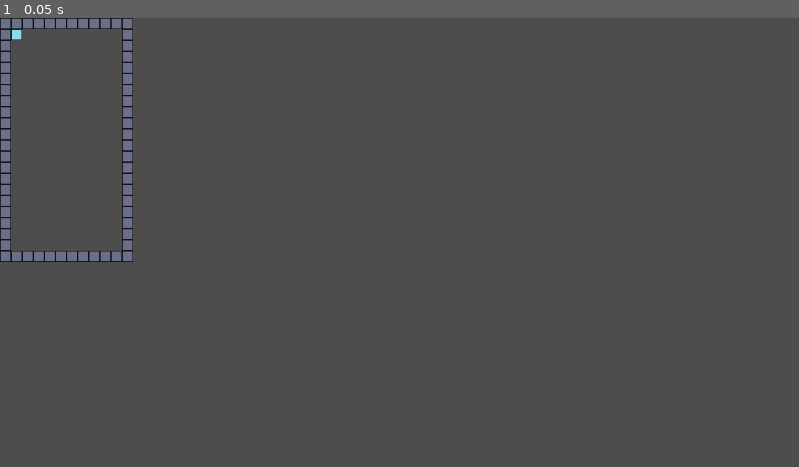
Above: before the commit, frame 1.
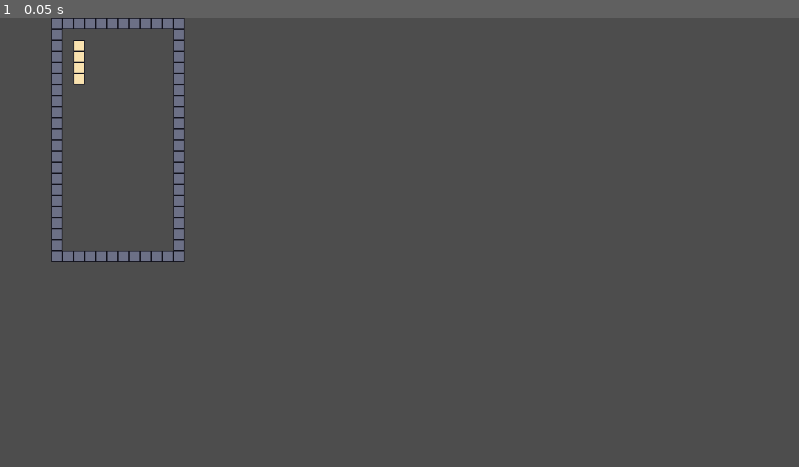
Above: after the commit, the same moment.

Repository: daedrafruit/tetris
Game: Godot game, scene res://node_2d.tscn
Two runs of this game, one before a commit and one after it. Both use one fixed random seed, a clock stepped at 60 frames per second and the inputs below.
Inputs:
- Up to frame 1 (0.05 s): no input

The runs differ from the first frame. In frame 1, 3.6% of the frame differs, in the area x 0-24%, y 0-55%.

Commit message:
draws I block

Diff:
--- a/icon.svg
+++ /dev/null
@@ -1 +0,0 @@
-<svg xmlns="http://www.w3.org/2000/svg" width="128" height="128"><rect width="124" height="124" x="2" y="2" fill="#363d52" stroke="#212532" stroke-width="4" rx="14"/><g fill="#fff" transform="translate(12.322 12.322)scale(.101)"><path d="M105 673v33q407 354 814 0v-33z"/><path fill="#478cbf" d="m105 673 152 14q12 1 15 14l4 67 132 10 8-61q2-11 15-15h162q13 4 15 15l8 61 132-10 4-67q3-13 15-14l152-14V427q30-39 56-81-35-59-83-108-43 20-82 47-40-37-88-64 7-51 8-102-59-28-123-42-26 43-46 89-49-7-98 0-20-46-46-89-64 14-123 42 1 51 8 102-48 27-88 64-39-27-82-47-48 49-83 108 26 42 56 81zm0 33v39c0 276 813 276 814 0v-39l-134 12-5 69q-2 10-14 13l-162 11q-12 0-16-11l-10-65H446l-10 65q-4 11-16 11l-162-11q-12-3-14-13l-5-69z"/><path d="M483 600c0 34 58 34 58 0v-86c0-34-58-34-58 0z"/><circle cx="725" cy="526" r="90"/><circle cx="299" cy="526" r="90"/></g><g fill="#414042" transform="translate(12.322 12.322)scale(.101)"><circle cx="307" cy="532" r="60"/><circle cx="717" cy="532" r="60"/></g></svg>
--- a/node_2d.tscn
+++ b/node_2d.tscn
@@ -19,6 +19,7 @@
 sources/0 = SubResource("TileSetAtlasSource_0e48y")
 
 [node name="Node2D" type="Node2D" unique_id=351944153]
+position = Vector2(74, 0)
 script = ExtResource("1_epypp")
 
 [node name="TileMapLayer" type="TileMapLayer" parent="." unique_id=684446414]
--- a/project.godot
+++ b/project.godot
@@ -13,7 +13,6 @@
 config/name="Tetris"
 run/main_scene="uid://40dyxmb4xdve"
 config/features=PackedStringArray("4.6", "Forward Plus")
-config/icon="res://icon.svg"
 
 [physics]
 
--- a/tile_map_layer.gd
+++ b/tile_map_layer.gd
@@ -1,8 +1,20 @@
 extends TileMapLayer
+
+var yellow = Vector2i(0,0)
+var sky = Vector2i(1,0)
+var blue = Vector2i(2,0)
+var red = Vector2i(3,0)
+var green = Vector2i(4,0)
+var orange = Vector2i(5,0)
+var purple = Vector2i(6,0)
+var grey = Vector2i(7,0)
 
 
 func _ready():
-	var coords = Vector2i(1,1)
-	var atlas_coords = Vector2i(1,0)
-	set_cell(coords, 0, atlas_coords, 0)
+	draw_line_at(2,2)
 	pass
+
+func draw_line_at(x, y):
+	for i in range(4):
+		var coords = Vector2i(x,y + i)
+		set_cell(coords, 0, yellow, 0)
Not shown: 1 places in node_2d.tscn that only renumber resources
